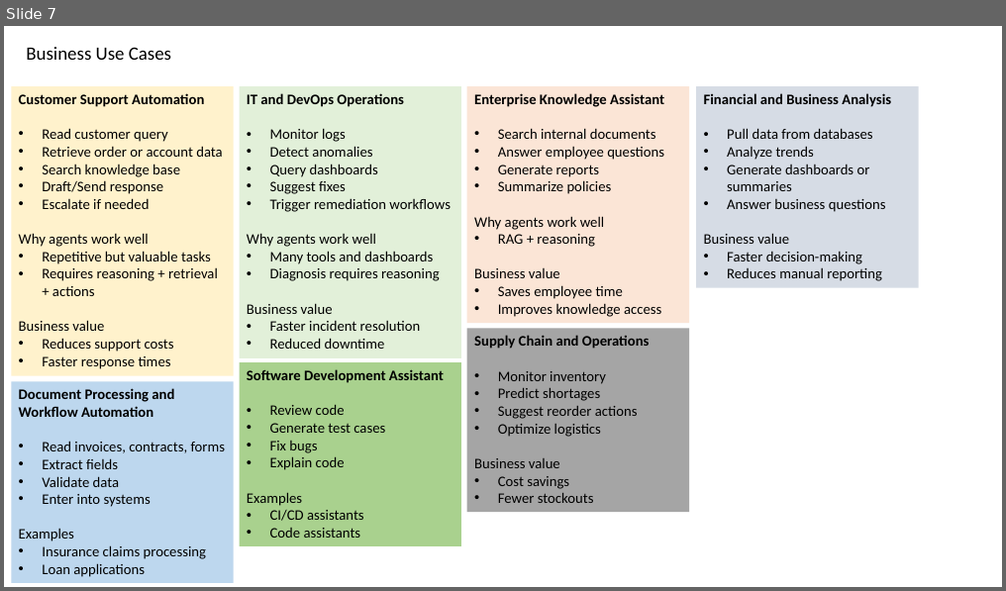
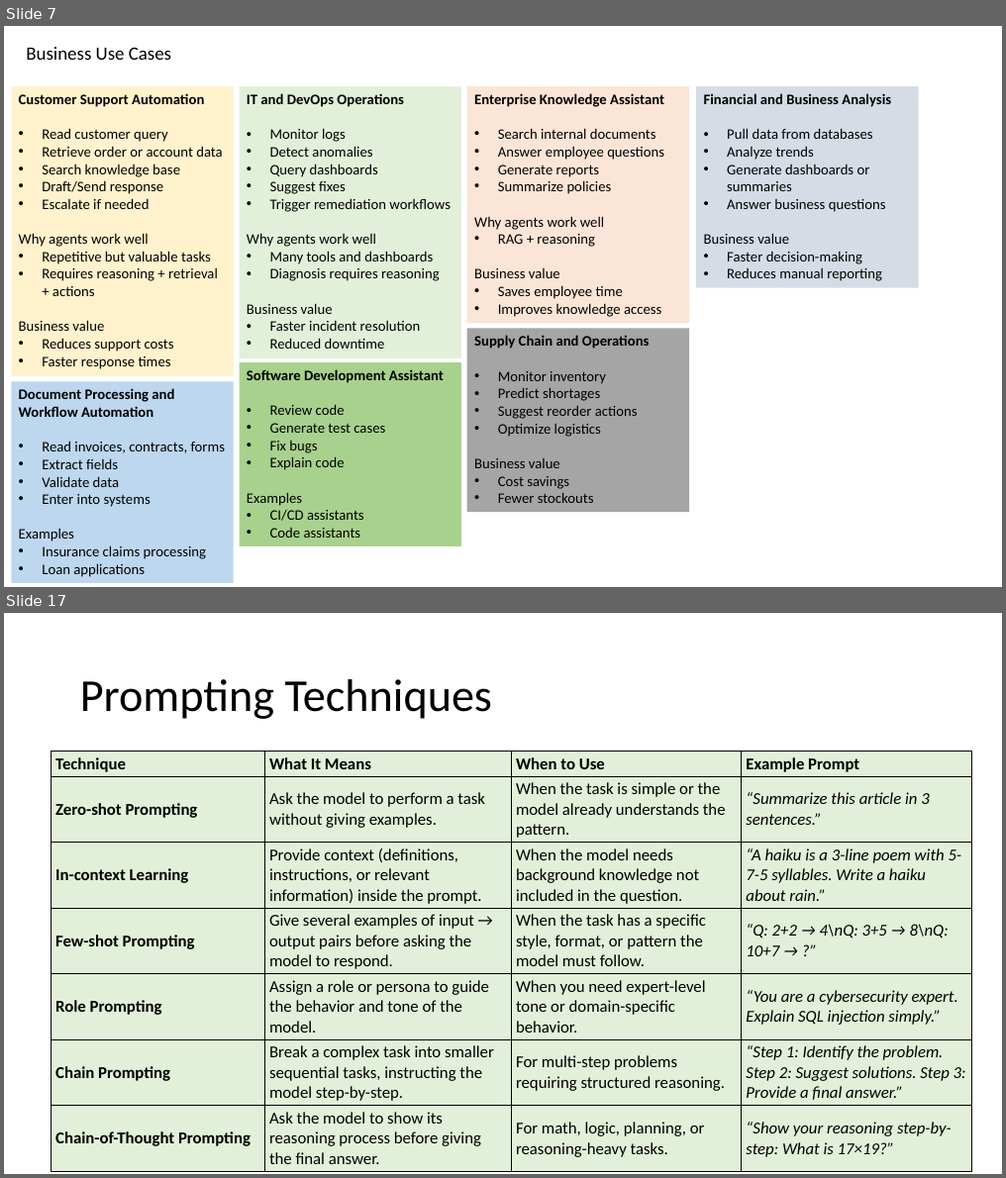
Before and after one commit to atulkahatecdac/agenticai_real, a slide deck: presentation/no-code-low-code-realpage.pptx. Shown one above the other, each under a label of ours: slide 7 before the commit, slides 7 and 17 after it; the slides between them are not shown. The pictures are 1006x591 and 1006x1178 pixels, drawn with LibreOffice and Linux fonts; fonts in the diff are those of the drawing. Boxes give left, top, right and bottom in pixels: in the first picture for what was removed or moved away, otherwise in the second. Text is boxed around its words. In the diff, an @@ line names an element or a change of style, - is before the commit and + after.

```diff
--- a/presentation/no-code-low-code-realpage.pptx
+++ b/presentation/no-code-low-code-realpage.pptx
@@ slide 17 added at (4, 613, 1002, 1174), background #FFFFFF @@
@@ title added at (80, 679, 492, 719), 44 pt, text #000000 @@
+Prompting Techniques
@@ table added at (52, 752, 970, 1168), 7 rows, 4 columns @@
+Technique | What It Means | When to Use | Example Prompt
+Zero-shot Prompting | Ask the model to perform a task without giving examples. | When the task is simple or the model already understands the pattern. | “Summarize this article in 3 sentences.”
+In-context Learning | Provide context (definitions, instructions, or relevant information) inside the prompt. | When the model needs background knowledge not included in the question. | “A haiku is a 3-line poem with 5-7-5 syllables. Write a haiku about rain.”
+Few-shot Prompting | Give several examples of input → output pairs before asking the model to respond. | When the task has a specific style, format, or pattern the model must follow. | “Q: 2+2 → 4\nQ: 3+5 → 8\nQ: 10+7 → ?”
+Role Prompting | Assign a role or persona to guide the behavior and tone of the model. | When you need expert-level tone or domain-specific behavior. | “You are a cybersecurity expert. Explain SQL injection simply.”
+Chain Prompting | Break a complex task into smaller sequential tasks, instructing the model step-by-step. | For multi-step problems requiring structured reasoning. | “Step 1: Identify the problem. Step 2: Suggest solutions. Step 3: Provide a final answer.”
+Chain-of-Thought Prompting | Ask the model to show its reasoning process before giving the final answer. | For math, logic, planning, or reasoning-heavy tasks. | “Show your reasoning step-by-step: What is 17×19?”
```
Also in this commit, not shown: 1 slide changed, 11 other slides added, 1 other file.
